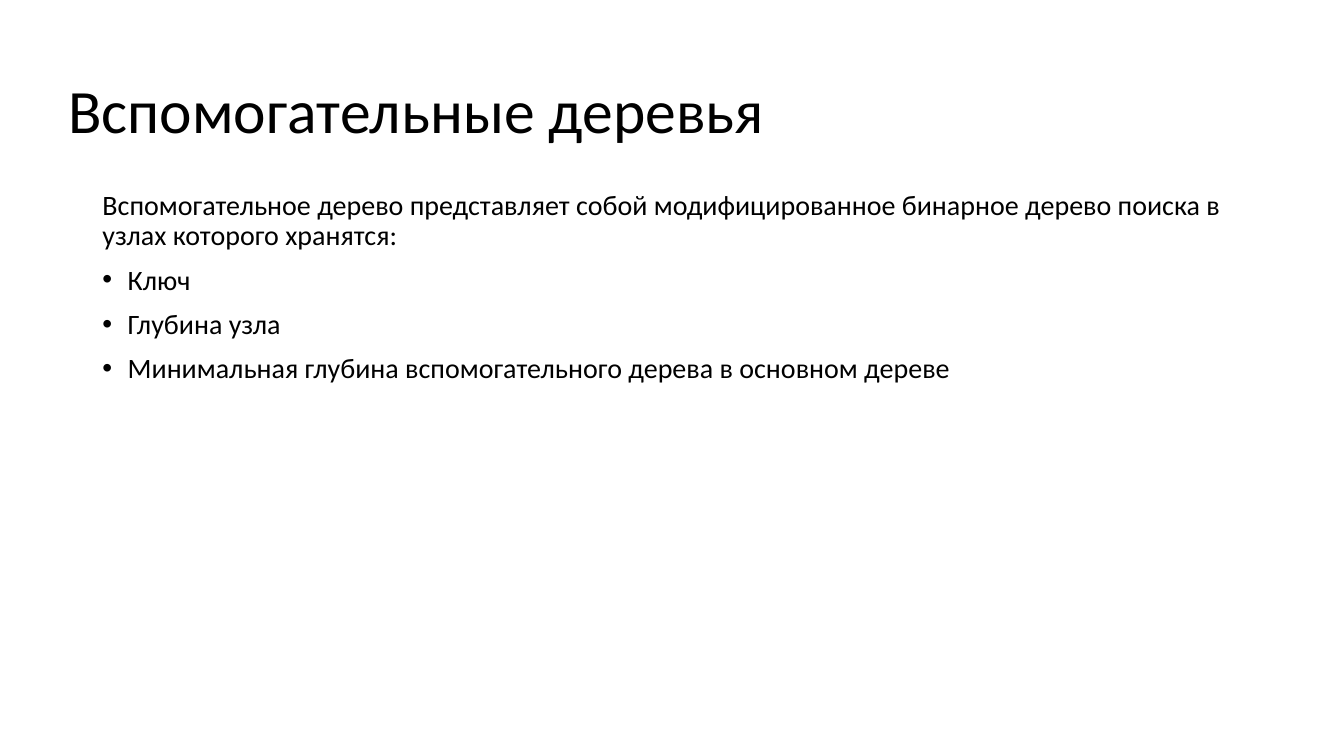
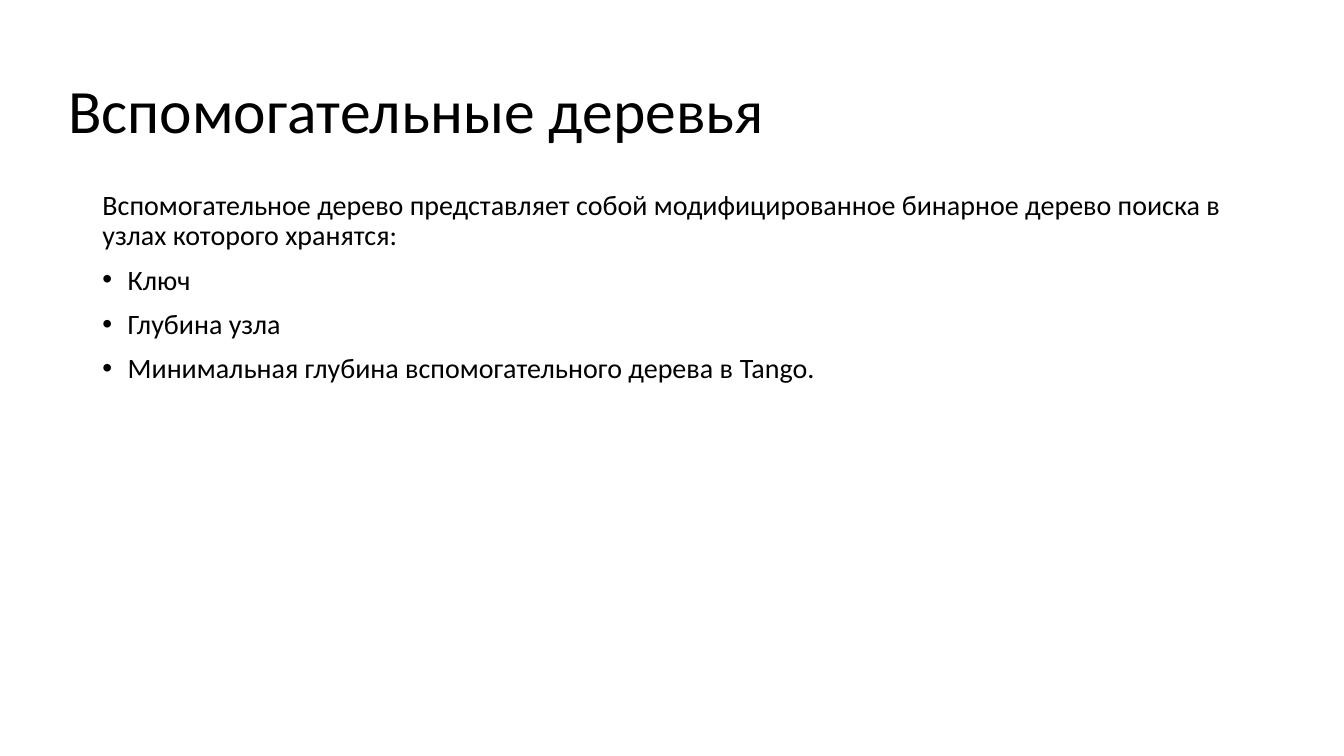
Before and after one commit to Far0ver/TangoTree, a slide deck: slide 6 of Танго дерево презентация.pptx. Drawn at 1344x756 pixels with LibreOffice and Linux fonts; fonts in the diff are those of the drawing. Boxes give left, top, right and bottom in pixels: in the first picture for what was removed or moved away, otherwise in the second. Text is boxed around its words. In the diff, an @@ line names an element or a change of style, - is before the commit and + after.

```diff
--- a/Танго дерево презентация.pptx
+++ b/Танго дерево презентация.pptx
@@ text at [128, 359, 815, 383]: text changed @@
-• Минимальная глубина вспомогательного дерева в основном дереве
+• Минимальная глубина вспомогательного дерева в Tango.
```
Also in this commit, not shown: 14 other slides changed, 2 slides added, 2 slides removed, 17 other files.
